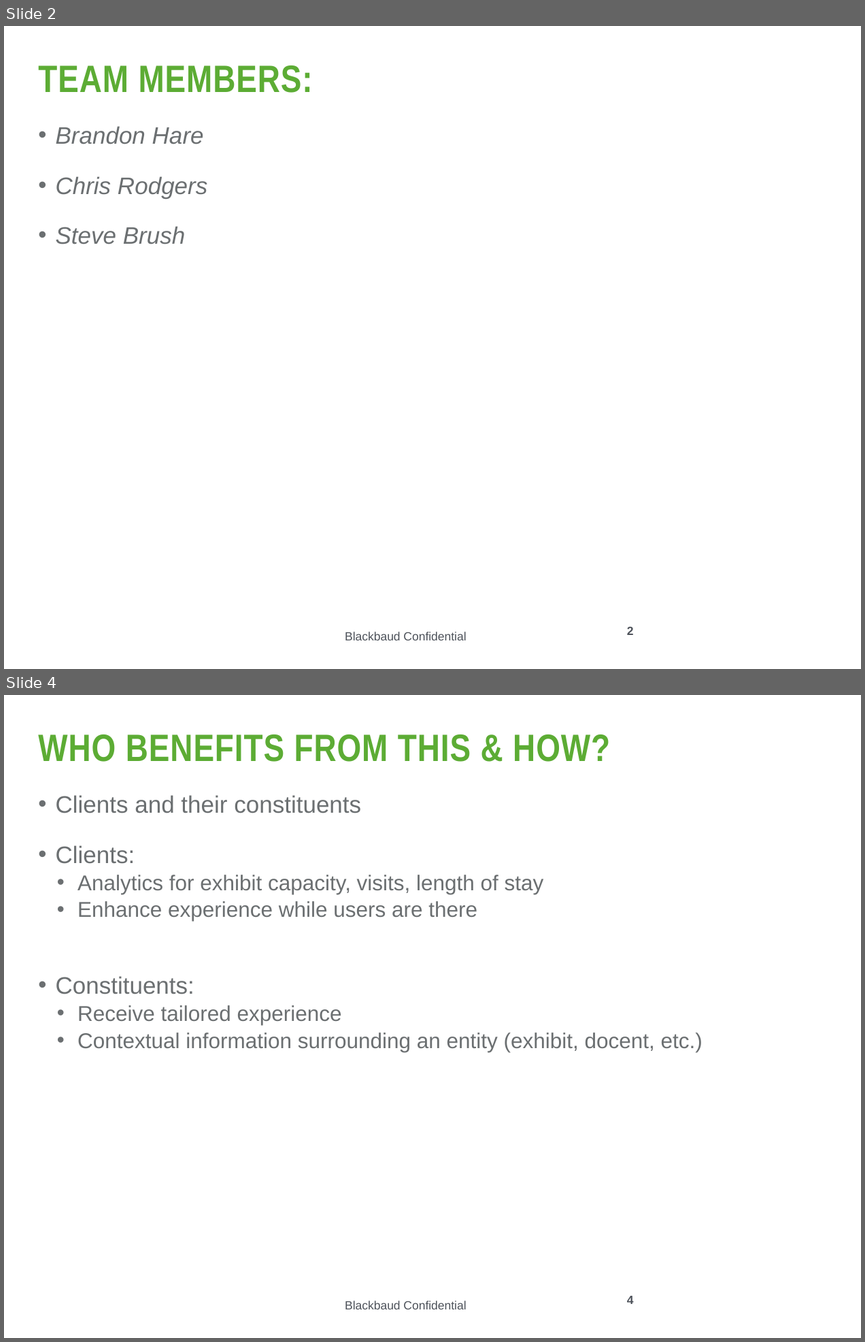
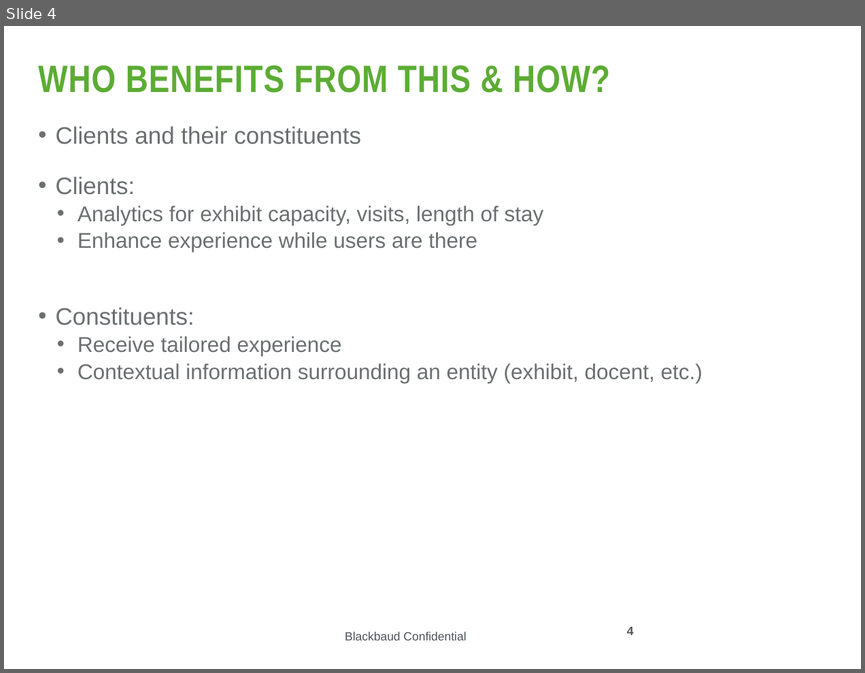
Before and after one commit to Blackbaud-SteveBrush/otg-altru, a slide deck: presentation/presentation.pptx. Shown one above the other, each under a label of ours: slides 2 and 4 before the commit, slide 4 after it; the slides between them are not shown. The pictures are 865x1342 and 865x673 pixels, drawn with LibreOffice and Linux fonts; fonts in the diff are those of the drawing; background and template pictures are left out. Boxes give left, top, right and bottom in pixels: in the first picture for what was removed or moved away, otherwise in the second. Text is boxed around its words. In the diff, an @@ line names an element or a change of style, - is before the commit and + after.

```diff
--- a/presentation/presentation.pptx
+++ b/presentation/presentation.pptx
@@ slide 2 removed at (4,26,861,669), background picture (left out); not listed: 2 template elements that a slide beside it also shows @@
@@ title removed at (38,65,313,93) @@
-TEAM MEMBERS:
@@ text removed at (56,126,207,244) @@
-• Brandon Hare
-• Chris Rodgers
-• Steve Brush
```
Also in this commit, not shown: 2 slides changed, 1 slide added, 1 other slide removed, 1 other file.
